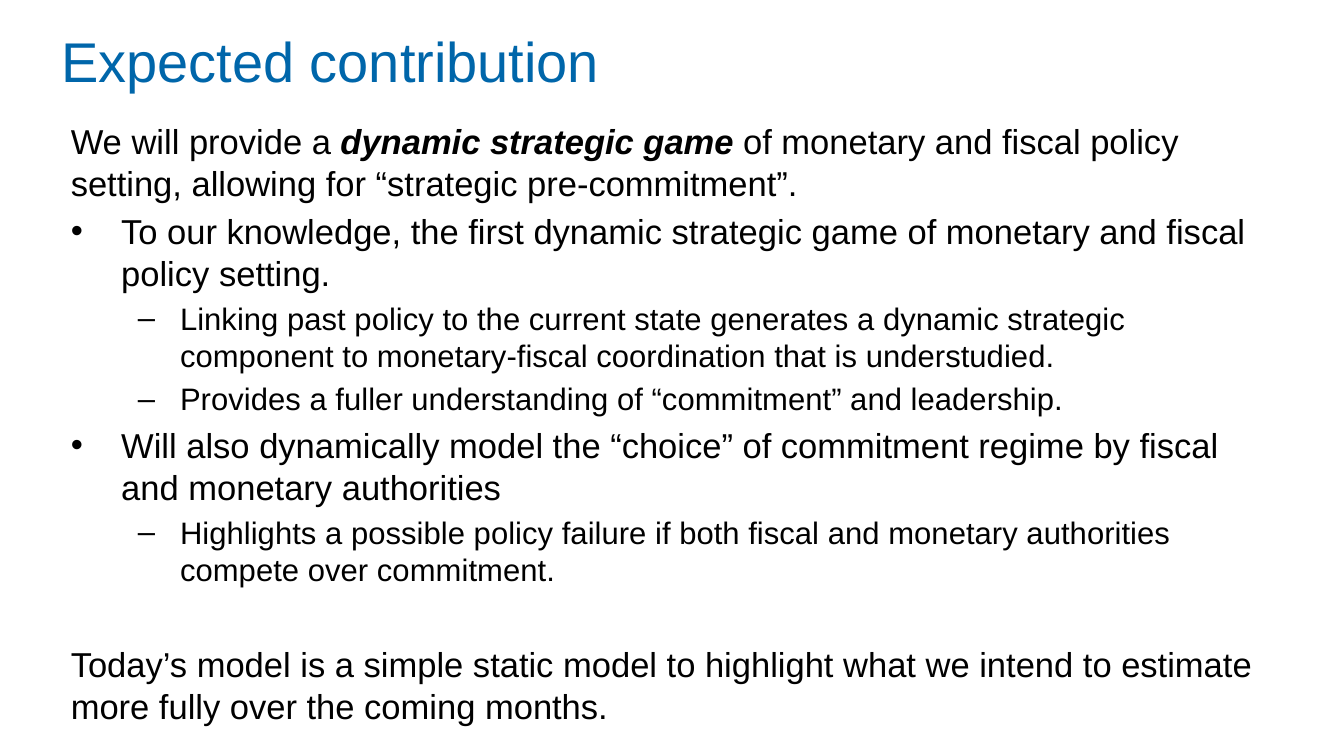
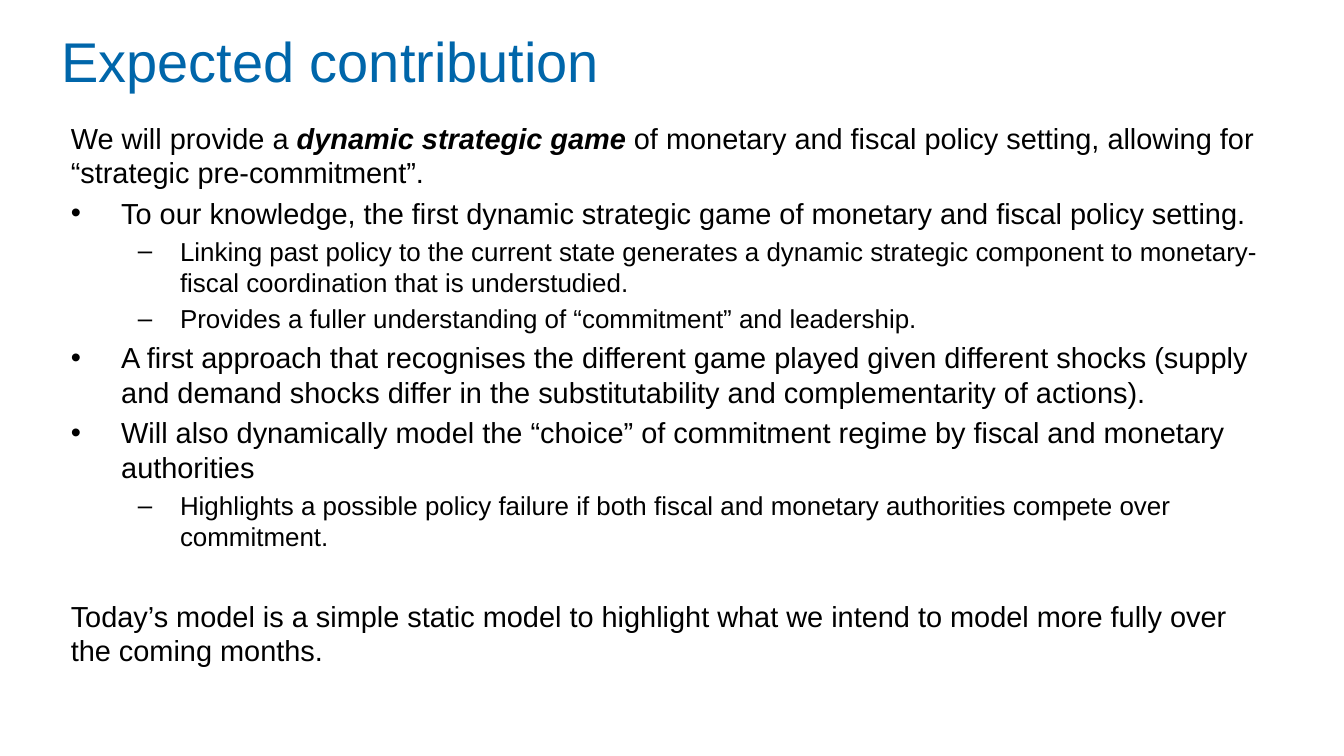
Before and after one commit to Zjub/TVHENZ, a slide deck: slide 6 of MF coordination/SI_game/Monetary and Fiscal Policy Coordination.pptx. Drawn at 1344x756 pixels with LibreOffice and Linux fonts; fonts in the diff are those of the drawing. Boxes give left, top, right and bottom in pixels: in the first picture for what was removed or moved away, otherwise in the second. Text is boxed around its words. In the diff, an @@ line names an element or a change of style, - is before the commit and + after.

```diff
--- a/MF coordination/SI_game/Monetary and Fiscal Policy Coordination.pptx
+++ b/MF coordination/SI_game/Monetary and Fiscal Policy Coordination.pptx
@@ text at bbox=[71, 128, 1257, 547]: size 18.5 to 15.5 pt in "We will provide a dynamic strategic game ...", "To our knowledge, the first dynamic strategic ...", "Will also dynamically model the “choice” of ..."; size 16.6 to 13.9 pt in "Linking past policy to the current state ...", "Provides a fuller understanding of “commitment” and ...", "Highlights a possible policy failure if both ..." @@
@@ text at bbox=[121, 347, 1247, 408]: paragraph added @@
+• A first approach that recognises the different game played given different shocks (supply and demand shocks differ in the substitutability and complementarity of actions).
@@ text at bbox=[71, 606, 1226, 667]: text changed; size 18.5 to 15.5 pt @@
-Today’s model is a simple static model to highlight what we intend to estimate more fully over the coming months.
+Today’s model is a simple static model to highlight what we intend to model more fully over the coming months.
```
Also in this commit, not shown: 2 other slides changed, 3 other files.
